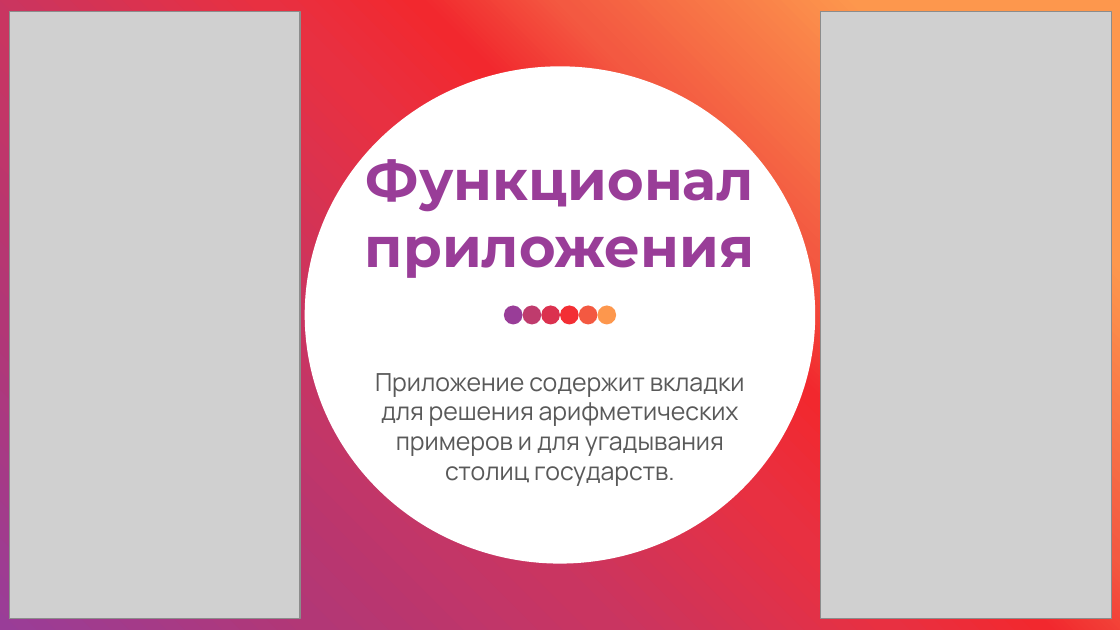
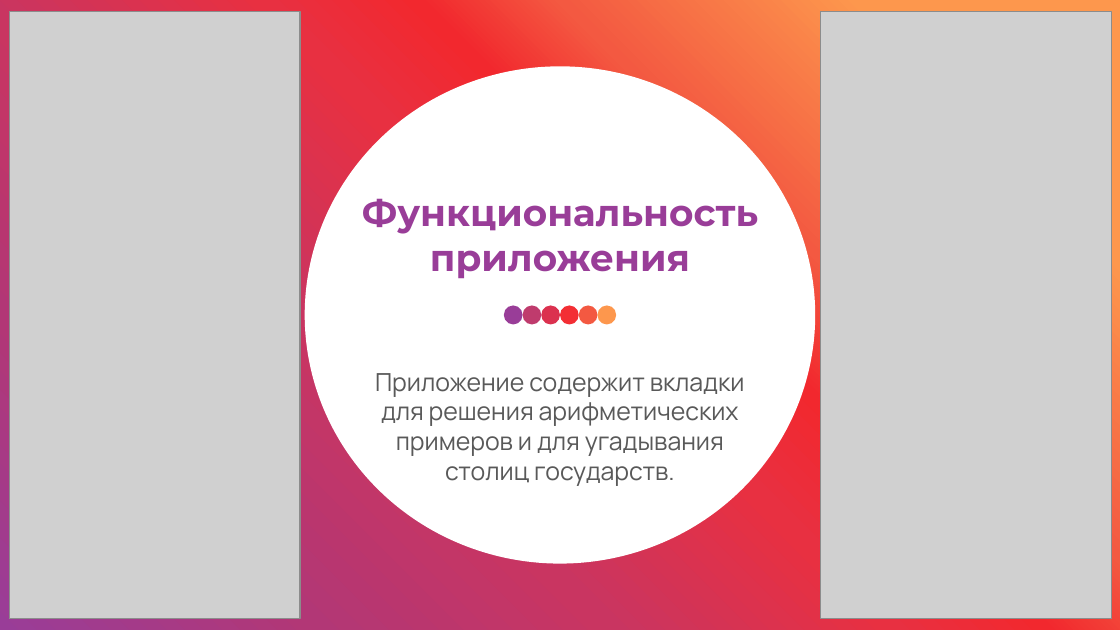
Before and after one commit to razumenco/BrainTestApp, a slide deck: slide 2 of BrainTestPresentation.pptx. Drawn at 1120x630 pixels with LibreOffice and Linux fonts; fonts in the diff are those of the drawing; grey boxes stand for pictures. Boxes give left, top, right and bottom in pixels: in the first picture for what was removed or moved away, otherwise in the second. Text is boxed around its words. In the diff, an @@ line names an element or a change of style, - is before the commit and + after.

Commit message:
Presentation updated

```diff
--- a/BrainTestPresentation.pptx
+++ b/BrainTestPresentation.pptx
@@ title at bbox=[362, 198, 758, 279]: text changed; size 36 to 24 pt @@
-Функционал приложения
+Функциональность приложения
```
Also in this commit, not shown: 2 other slides changed.
